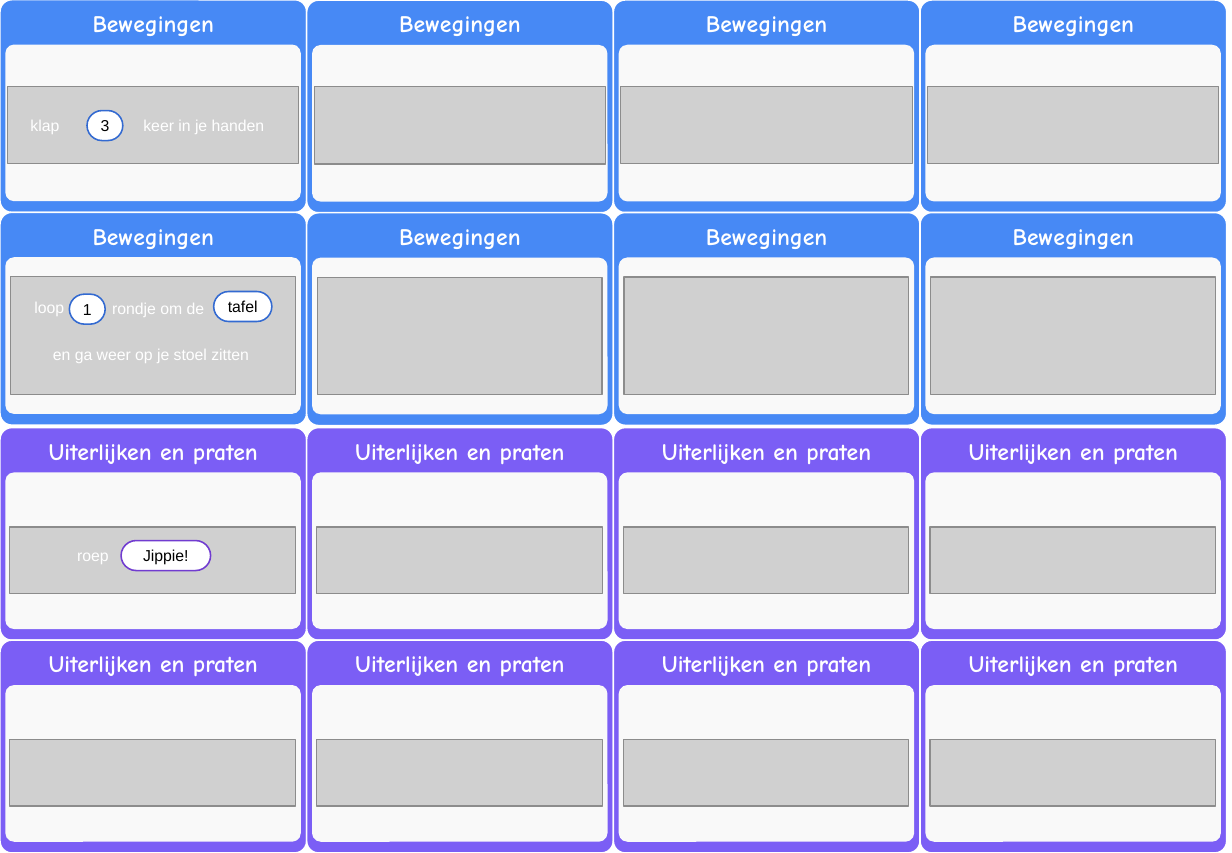
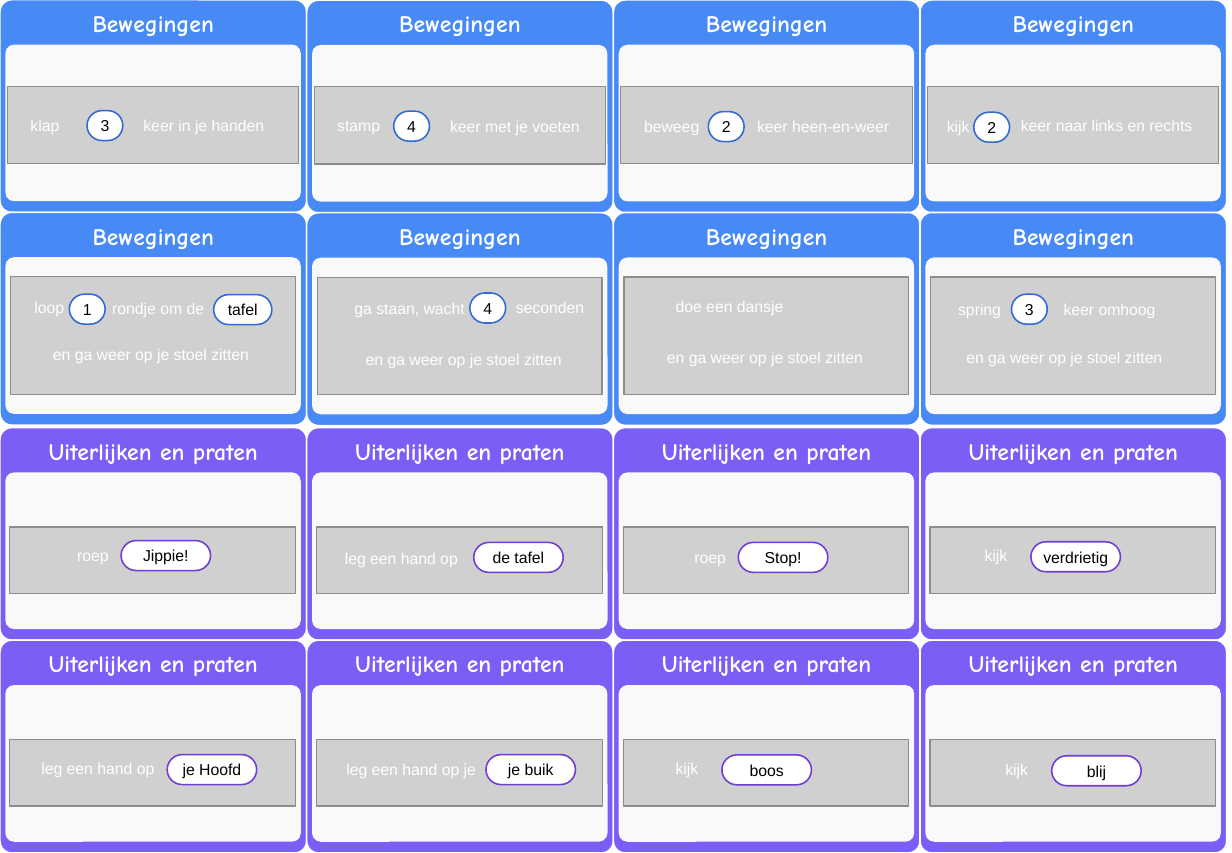
Before and after one commit to architolk/Leren-programmeren, a slide deck: slide 5 of Scratch/SignaalOpdracht.pptx (slide 4 before the commit). Drawn at 1232x853 pixels with LibreOffice and Linux fonts; fonts in the diff are those of the drawing; grey boxes stand for pictures. Boxes give left, top, right and bottom in pixels: in the first picture for what was removed or moved away, otherwise in the second. Text is boxed around its words. In the diff, an @@ line names an element or a change of style, - is before the commit and + after.

```diff
--- a/Scratch/SignaalOpdracht.pptx
+++ b/Scratch/SignaalOpdracht.pptx
@@ rounded rectangle added at <box>394,111,429,141</box>, fill #FFFFFF, outline #336AD1 1 pt, 10 pt, text #000000 @@
+4
@@ rounded rectangle added at <box>709,111,744,141</box>, fill #FFFFFF, outline #336AD1 1 pt, 10 pt, text #000000 @@
+2
@@ rounded rectangle added at <box>974,113,1009,142</box>, fill #FFFFFF, outline #336AD1 1 pt, 10 pt, text #000000 @@
+2
@@ text added at <box>337,123,380,131</box>, 10 pt, text #FFFFFF @@
+stamp
@@ text added at <box>450,121,579,135</box>, 10 pt, text #FFFFFF @@
+keer met je voeten
@@ text added at <box>644,121,699,135</box>, 10 pt, text #FFFFFF @@
+beweeg
@@ text added at <box>757,121,889,132</box>, 10 pt, text #FFFFFF @@
+keer heen-en-weer
@@ text added at <box>947,121,970,135</box>, 10 pt, text #FFFFFF @@
+kijk
@@ text added at <box>1021,120,1192,131</box>, 10 pt, text #FFFFFF @@
+keer naar links en rechts
@@ rounded rectangle "tafel": place and size @@
-rounded rectangle "tafel" at <box>214,291,272,321</box>
+rounded rectangle "tafel" at <box>214,295,272,324</box>
@@ rounded rectangle added at <box>470,293,505,323</box>, fill #FFFFFF, outline #336AD1 1 pt, 10 pt, text #000000 @@
+4
@@ rounded rectangle added at <box>1011,295,1047,324</box>, fill #FFFFFF, outline #336AD1 1 pt, 10 pt, text #000000 @@
+3
@@ text added at <box>354,303,465,317</box>, 10 pt, text #FFFFFF @@
+ga staan, wacht
@@ text added at <box>516,302,584,313</box>, 10 pt, text #FFFFFF @@
+seconden
@@ text added at <box>676,301,783,315</box>, 10 pt, text #FFFFFF @@
+doe een dansje
@@ text added at <box>958,307,1001,318</box>, 10 pt, text #FFFFFF @@
+spring
@@ text added at <box>1064,304,1156,318</box>, 10 pt, text #FFFFFF @@
+keer omhoog
@@ text added at <box>366,354,562,368</box>, 10 pt, text #FFFFFF @@
+en ga weer op je stoel zitten
@@ text added at <box>667,353,863,366</box>, 10 pt, text #FFFFFF @@
+en ga weer op je stoel zitten
@@ text added at <box>966,352,1163,366</box>, 10 pt, text #FFFFFF @@
+en ga weer op je stoel zitten
@@ group added at <box>41,541,1142,786</box>: 7 texts, 7 rounded rectangles @@
+leg een hand op
+leg een hand op
+je Hoofd
+leg een hand op je
+je buik
+de tafel
+Stop!
+roep
+kijk
+boos
+kijk
+verdrietig
+kijk
+blij
```
Also in this commit, not shown: 2 slides added, 6 slides removed.
